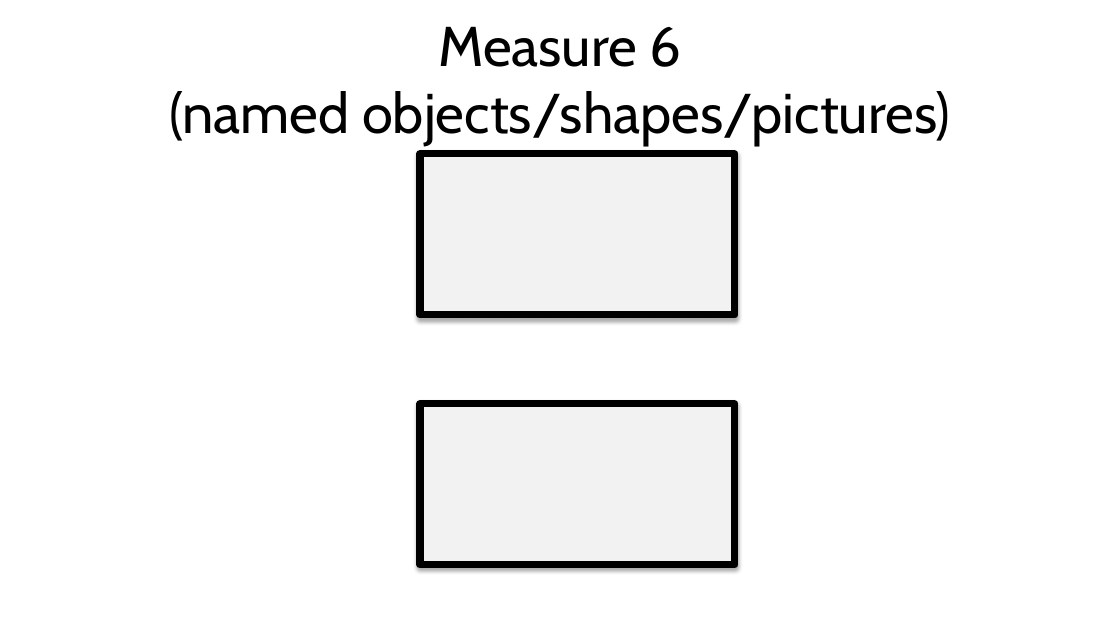
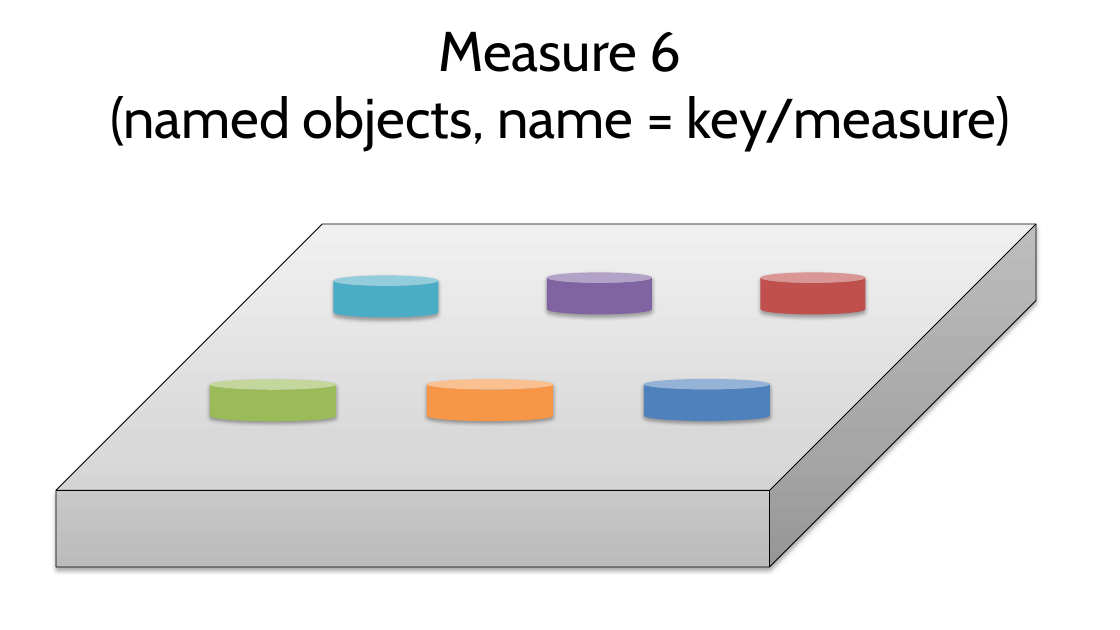
Before and after one commit to mariannazhang/PowerPoint-auto-coding, a slide deck: slide 17 of stimuli.pptm. Drawn at 1120x630 pixels with LibreOffice and Linux fonts; fonts in the diff are those of the drawing. Boxes give left, top, right and bottom in pixels: in the first picture for what was removed or moved away, otherwise in the second. Text is boxed around its words. In the diff, an @@ line names an element or a change of style, - is before the commit and + after.

Commit message:
add new macro to record which objects were pressed on a slide (measure_buttonNameAsKey

```diff
--- a/stimuli.pptm
+++ b/stimuli.pptm
@@ text at box(110, 96, 1010, 151): text changed @@
-(named objects/shapes/pictures)
+(named objects, name = key/measure)
@@ action button blank removed at box(420, 154, 735, 315) @@
@@ cube added at box(56, 224, 1037, 567), fill gradient #BDBDBD to #D1D1D1 to #EEEEEE, outline #000000 0.75 pt @@
@@ cylinder added at box(334, 276, 439, 318), fill #4BACC6 @@
@@ cylinder added at box(547, 272, 652, 314), fill #8064A2 @@
@@ cylinder added at box(760, 272, 865, 314), fill #C0504D @@
@@ cylinder added at box(210, 380, 336, 422), fill #9BBB59 @@
@@ cylinder added at box(427, 379, 553, 421), fill #F79646 @@
@@ cylinder added at box(644, 379, 770, 421), fill #4F81BD @@
@@ action button blank removed at box(420, 404, 735, 565) @@
```
Also in this commit, not shown: 1 other slide changed, 2 other files.
